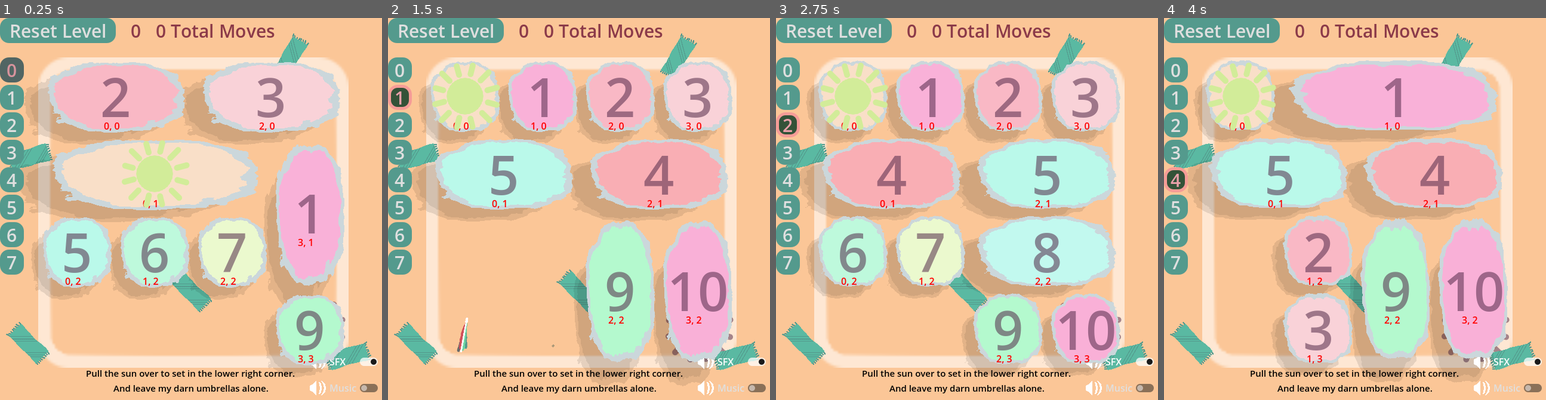
Above: before the commit, frames 1-4 (left to right).
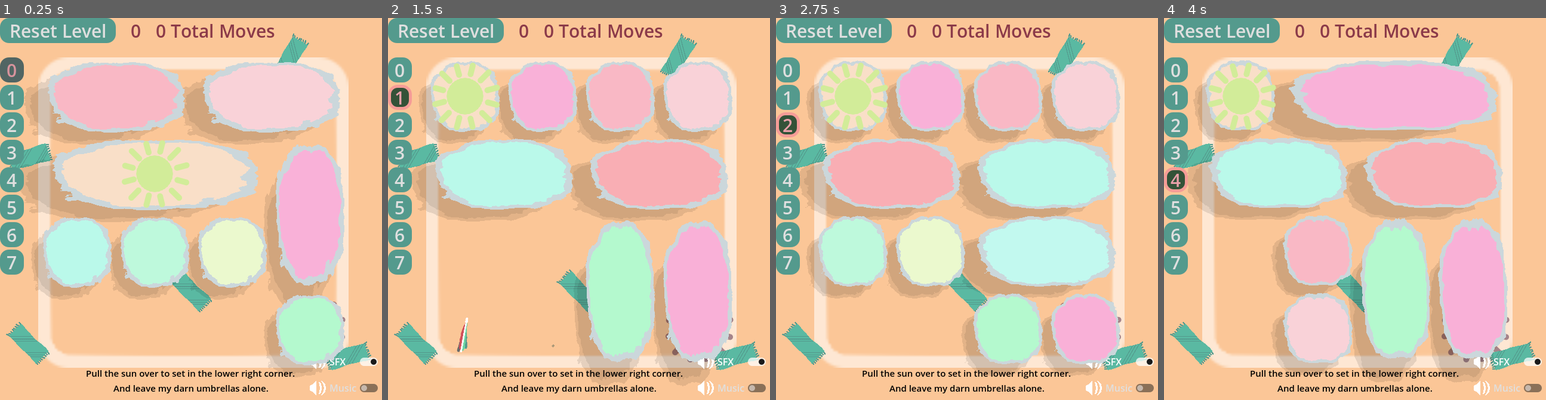
Above: after the commit, the same moments.

Repository: firelighted/comfyjam2026_slidingsun
Game: Godot game, scene res://scenes_scripts/main_2d.tscn
Same seed, same stepped clock (60 frames per second), same inputs: the game is played once before the commit and once after it. The engine's default icon, where the game draws it, is replaced by a stand-in: a white triangle on a blue panel in a dark square.
Inputs:
- Up to frame 1 (0.25 s): no input
- Up to frame 2 (1.5 s): click "0" at 0.5 s; click "1" at 1.25 s
- Up to frame 3 (2.75 s): click "2" at 2 s
- Up to frame 4 (4 s): click "3" at 2.75 s; click "4" at 3.5 s

The runs differ from the first frame. In frame 1, 2.4% of the frame differs, in the area x 16-85%, y 15-91%; in frame 2, 2.7%; in frame 3, 3.8%, in the area x 16-89%, y 15-91%; in frame 4, 2.7%.

Commit message:
enable looping to 0th level

Diff:
--- a/block_manager.gd
+++ b/block_manager.gd
@@ -74,7 +74,7 @@
 const breaker_tiles_level_4 : Array[Vector2] = [Vector2(0, 0), Vector2(1,0)]
 const breaker_tiles_level_5 : Array[Vector2] = [Vector2(1, 0), Vector2(2,0)]
 const breaker_tiles_level_6 : Array[Vector2] = [Vector2(2, 3), Vector2(3,3)]
-#const breaker_tiles_level_7 : Array[Vector2] = [Vector2(1, 0), Vector2(2,0)]
+const breaker_tiles_level_7 : Array[Vector2] = [Vector2(1, 0), Vector2(2,0)]
 # locations for wind breaker tiles in each level
 var breaker_tiles_levels = [
 	breaker_tiles_level_0,
@@ -84,7 +84,7 @@
 	breaker_tiles_level_4,
 	breaker_tiles_level_5,
 	breaker_tiles_level_6,
-	#breaker_tiles_level_7
+	breaker_tiles_level_7
 ]
 var level_move_counts : Array[int] = []
 var current_level = 0
@@ -212,7 +212,7 @@
 
 func _on_next_level_button_pressed() -> void:
 	if current_level < len(levels):
-		load_level(current_level + 1, true)
+		load_level((current_level + 1) % len(levels), true)
 
 
 func _on_reset_level_button_pressed() -> void:
@@ -265,11 +265,11 @@
 		update_level_move_counts_ui()
 		print("win")
 		play_sound(won_sound)
-		if current_level < len(levels) -1:
-			won_level_ui.visible = true
-		else:
-			won_game_ui.visible = true
-
+		for l in level_move_counts:
+			if not l: # an incomplete level still with score 0
+				won_level_ui.visible = true
+				return
+		won_game_ui.visible = true
 
 func load_level(level_idx:int, add_to_total: bool=false):
 	level_button_parent.get_child(current_level).self_modulate = Color.WHITE
--- a/scenes_scripts/block.tscn
+++ b/scenes_scripts/block.tscn
@@ -244,6 +244,7 @@
 color_ramp = SubResource("Gradient_dv0kw")
 
 [node name="Label" type="Label" parent="."]
+visible = false
 z_index = 110
 anchors_preset = 8
 anchor_left = 0.5
@@ -262,6 +263,7 @@
 vertical_alignment = 1
 
 [node name="DEBUG_array_idxs" type="Label" parent="."]
+visible = false
 z_index = 110
 offset_left = -20.0
 offset_top = 38.0
